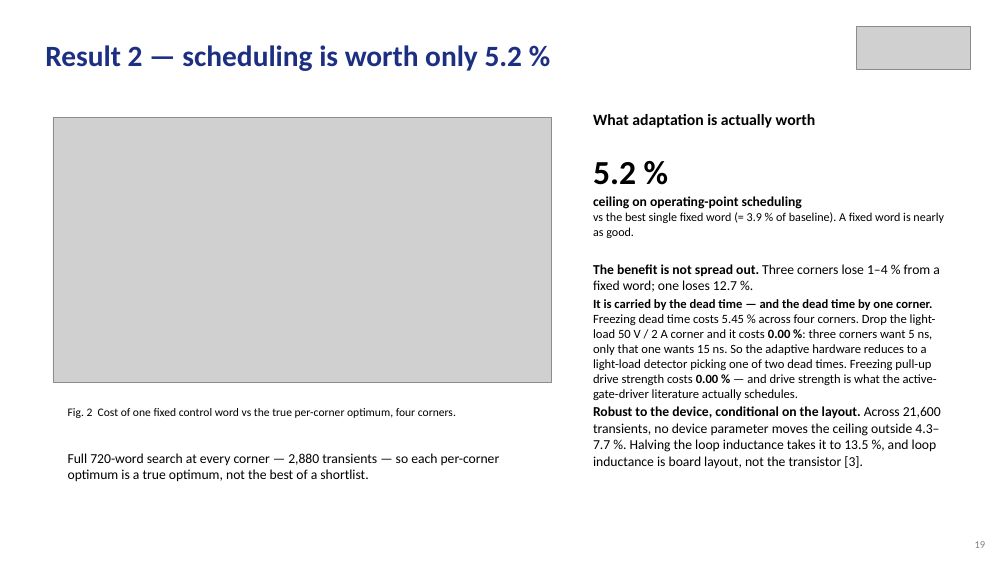
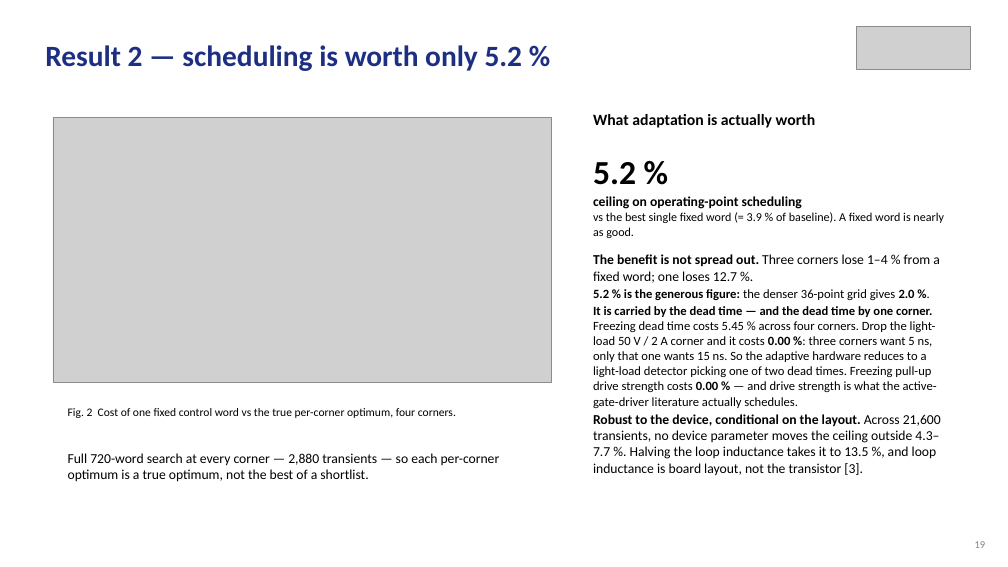
Before and after one commit to Amritha902/gan-driver, a slide deck: slide 19 of review/Review1_GaN_Segmented_Gate_Driver.pptx. Drawn at 1008x567 pixels with LibreOffice and Linux fonts; fonts in the diff are those of the drawing; grey boxes stand for pictures. Boxes give left, top, right and bottom in pixels: in the first picture for what was removed or moved away, otherwise in the second. Text is boxed around its words. In the diff, an @@ line names an element or a change of style, - is before the commit and + after.

```diff
--- a/review/Review1_GaN_Segmented_Gate_Driver.pptx
+++ b/review/Review1_GaN_Segmented_Gate_Driver.pptx
@@ text "The benefit is not spread ...": place and size @@
-text "The benefit is not spread ..." at [593,264,941,469]
+text "The benefit is not spread ..." at [593,254,941,476]
@@ text at [593,289,915,300]: paragraph added @@
+5.2 % is the generous figure: the denser 36-point grid gives 2.0 %.
```
Also in this commit, not shown: 1 other slide changed, 3 other files.
